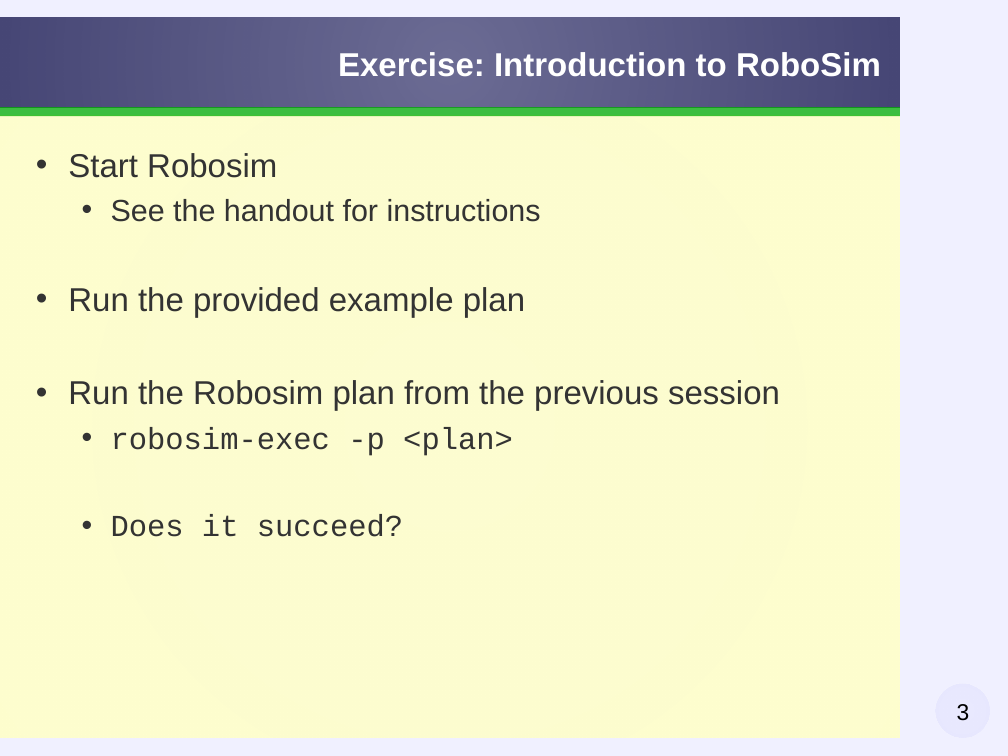
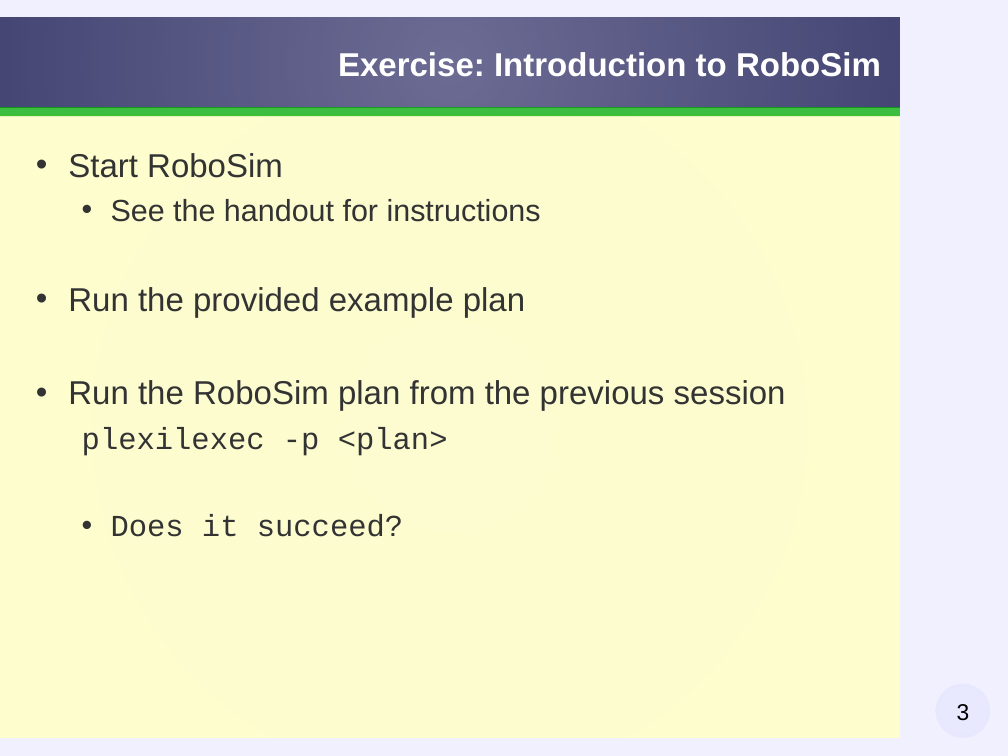
Before and after one commit to plexil-group/plexil, a slide deck: slide 3 of workshop/slides/plexil-workshop-exercise2.odp. Drawn at 1008x756 pixels with LibreOffice and Linux fonts; fonts in the diff are those of the drawing; background and template pictures are left out. Boxes give left, top, right and bottom in pixels: in the first picture for what was removed or moved away, otherwise in the second. Text is boxed around its words. In the diff, an @@ line names an element or a change of style, - is before the commit and + after.

Commit message:
revised for Plexil 1.5

```diff
--- a/workshop/slides/plexil-workshop-exercise2.odp
+++ b/workshop/slides/plexil-workshop-exercise2.odp
@@ text at [68,153,283,178]: text changed @@
-• Start Robosim
+• Start RoboSim
@@ text at [68,380,786,456]: text changed @@
-• Run the Robosim plan from the previous session
-  • robosim-exec -p <plan>
+• Run the RoboSim plan from the previous session
+plexilexec -p <plan>
```
Also in this commit, not shown: 4 other slides changed, 1 other file.
